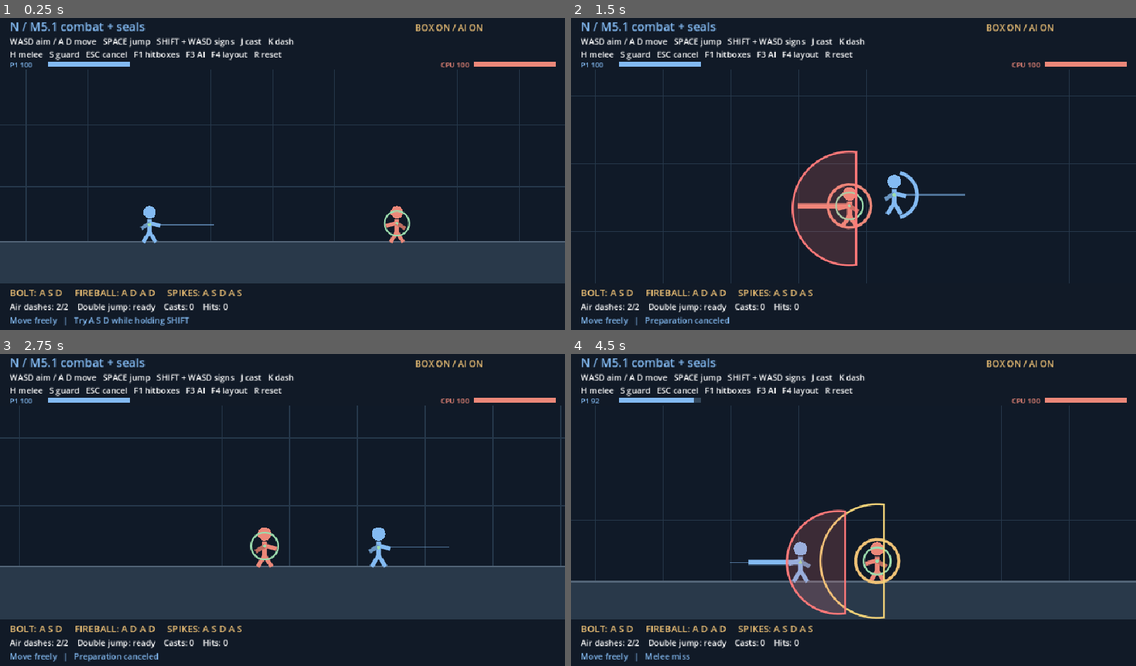
Above: before the commit, frames 1-4 (two rows, left to right).
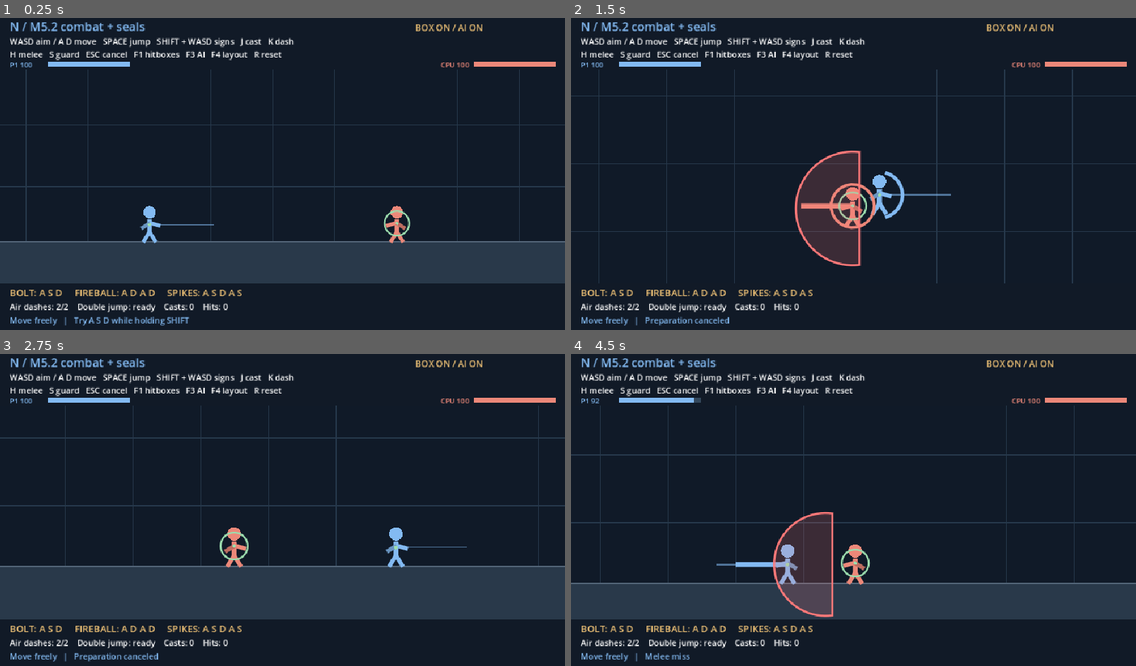
Above: after the commit, the same moments.

Repository: Mefits/Project-N
Game: Godot game, scene res://lab/mobility_signs/mobility_signs.tscn
Same seed, same stepped clock (60 frames per second), same inputs: the game is played once before the commit and once after it.
Inputs:
- Up to frame 1 (0.25 s): no input
- Up to frame 2 (1.5 s): tap Enter at 0.5 s; hold D 0.53-1.28 s; tap R at 0.6 s; tap Space at 0.77 s; hold S from 1.28 s (still down); tap T at 1.35 s
- Up to frame 3 (2.75 s): tap Space at 1.52 s; release S at 2.03 s; hold D from 2.03 s (still down); tap Y at 2.1 s
- Up to frame 4 (4.5 s): release D at 2.78 s; hold W 2.78-3.53 s; tap F at 2.85 s; tap Space at 3.02, 3.77 s; hold A from 3.53 s (still down); tap Shift at 3.6 s; tap H at 4.35 s

The runs differ from the first frame. In frame 1, less than 0.1% of the frame differs, in the area x 9-11%, y 1-5%; in frame 2, 3.4%; in frame 3, 2.3%; in frame 4, 6.3%, in the area x 0-100%, y 1-85%.

Commit message:
N M5.2: restore ordinary motor braking in all input states

Diff:
--- a/lab/mobility_signs/mobility_signs.gd
+++ b/lab/mobility_signs/mobility_signs.gd
@@ -7,8 +7,8 @@
 const GRAVITY := 1250.0
 const JUMP := -760.0
 const DASH_SPEED := 850.0
-const COAST_GROUND := 660.0
-const COAST_AIR := 120.0
+const MOTOR_GROUND := 2900.0
+const MOTOR_AIR := 1350.0
 const READY_TIME := 8.0
 const RECIPES := {"ASD": "Bolt", "ADAD": "Orb", "ASDAS": "Spikes"}
 const MELEE_RANGE := 76.0
@@ -243,11 +243,8 @@
 		_step(STEP)
 
 func _move_horizontal(x: float, dt: float) -> void:
-	# Coast all the time with no movement input, including during seals.
-	if is_zero_approx(x):
-		vel.x = move_toward(vel.x, 0.0, (COAST_GROUND if grounded else COAST_AIR) * dt)
-	else:
-		vel.x = move_toward(vel.x, x * RUN, (2900.0 if grounded else 1350.0) * dt)
+	# Same ordinary M3 motor for acceleration and braking, with or without seals.
+	vel.x = move_toward(vel.x, x * RUN, (MOTOR_GROUND if grounded else MOTOR_AIR) * dt)
 
 func _try_jump(x: float) -> bool:
 	if not grounded and not air_jump:
@@ -579,7 +576,7 @@
 		draw_rect(Rect2(bar, Vector2(84.0 * ready_left / READY_TIME, 5)), GOLD)
 	draw_set_transform(Vector2.ZERO)
 	draw_rect(Rect2(0, 0, dims.x, 90), Color("#111a27"))
-	_label(Vector2(16, 24), "N / M5.1 combat + seals", 20, BLUE)
+	_label(Vector2(16, 24), "N / M5.2 combat + seals", 20, BLUE)
 	_label(Vector2(16, 47), "WASD aim / A D move   SPACE jump   SHIFT + WASD signs   J cast   " + LAYOUTS[layout], 14)
 	_label(Vector2(16, 69), "H melee   S guard   ESC cancel   F1 hitboxes   F3 AI   F4 layout   R reset", 14)
 	_label(Vector2(dims.x - 255, 24), ("BOX ON" if show_hitboxes else "BOX OFF") + " / " + ("AI ON" if moving_target else "AI OFF"), 15, GOLD)
--- a/tests/mobility_signs.gd
+++ b/tests/mobility_signs.gd
@@ -95,16 +95,16 @@
 	lab.vel.x = 400
 	key(lab, KEY_SHIFT)
 	lab._step(1.0 / 60.0)
-	check(is_equal_approx(lab.vel.x, 389.0) and lab.pos.x > 800, "ground coast 660 with seals")
+	check(is_equal_approx(lab.vel.x, 400.0 - 2900.0 / 60.0) and lab.pos.x > 800, "ordinary ground braking during seals")
 	key(lab, KEY_SHIFT, false)
 	lab.vel.x = 400.0
 	lab._step(1.0 / 60.0)
-	check(is_equal_approx(lab.vel.x, 389.0), "same coast without seals")
+	check(is_equal_approx(lab.vel.x, 400.0 - 2900.0 / 60.0), "same ordinary braking without seals")
 	lab.grounded = false
 	lab.pos.y = 400.0
 	lab.vel.x = 400.0
 	lab._move_horizontal(0.0, 1.0 / 60.0)
-	check(is_equal_approx(lab.vel.x, 398.0), "air coast 120")
+	check(is_equal_approx(lab.vel.x, 400.0 - 1350.0 / 60.0), "ordinary air braking")
 	lab.vel = Vector2(850, 140)
 	lab.dash_left = 0.1
 	check(lab._try_jump(-1.0), "jump cancels ongoing dash")
Not shown, changed: docs/MOBILITY_SIGNS_EXPERIMENT.md
